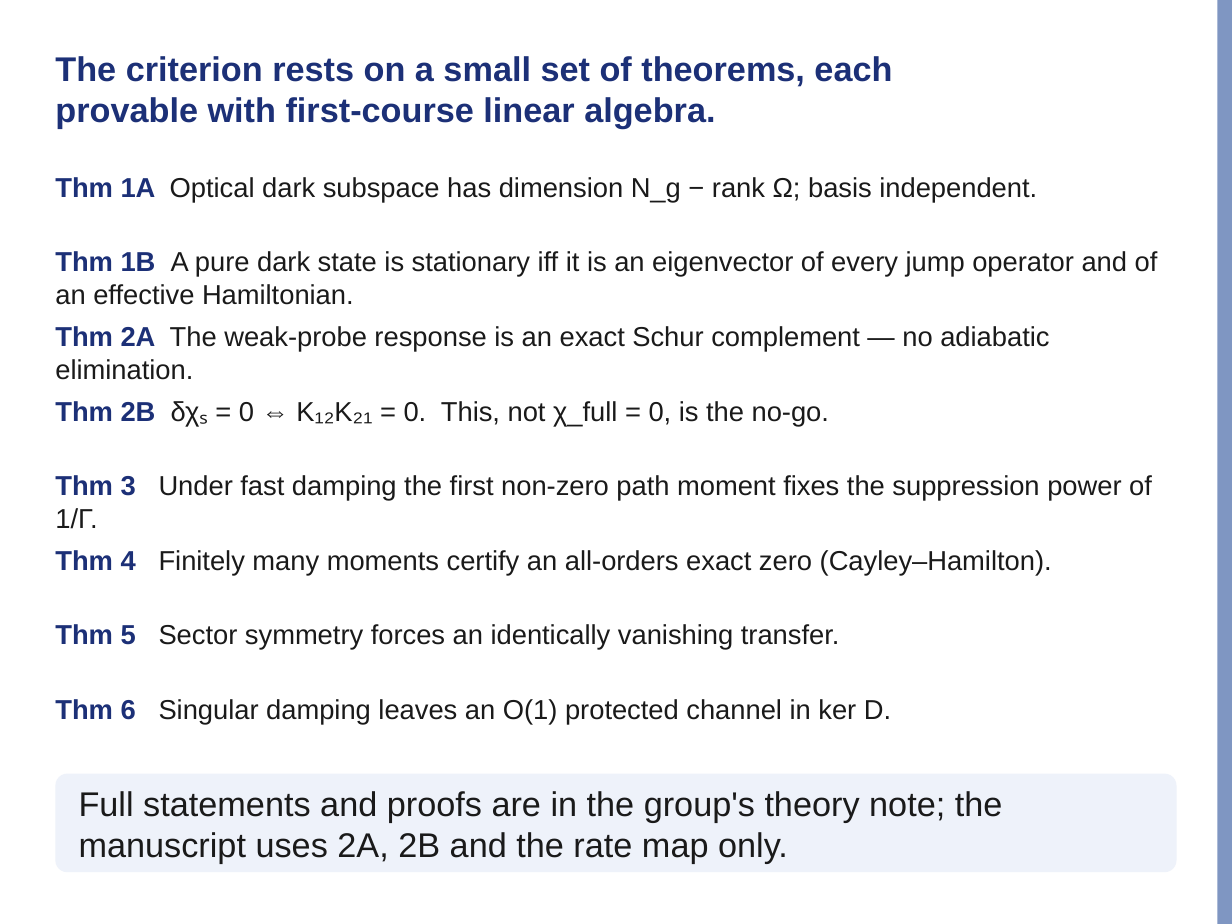
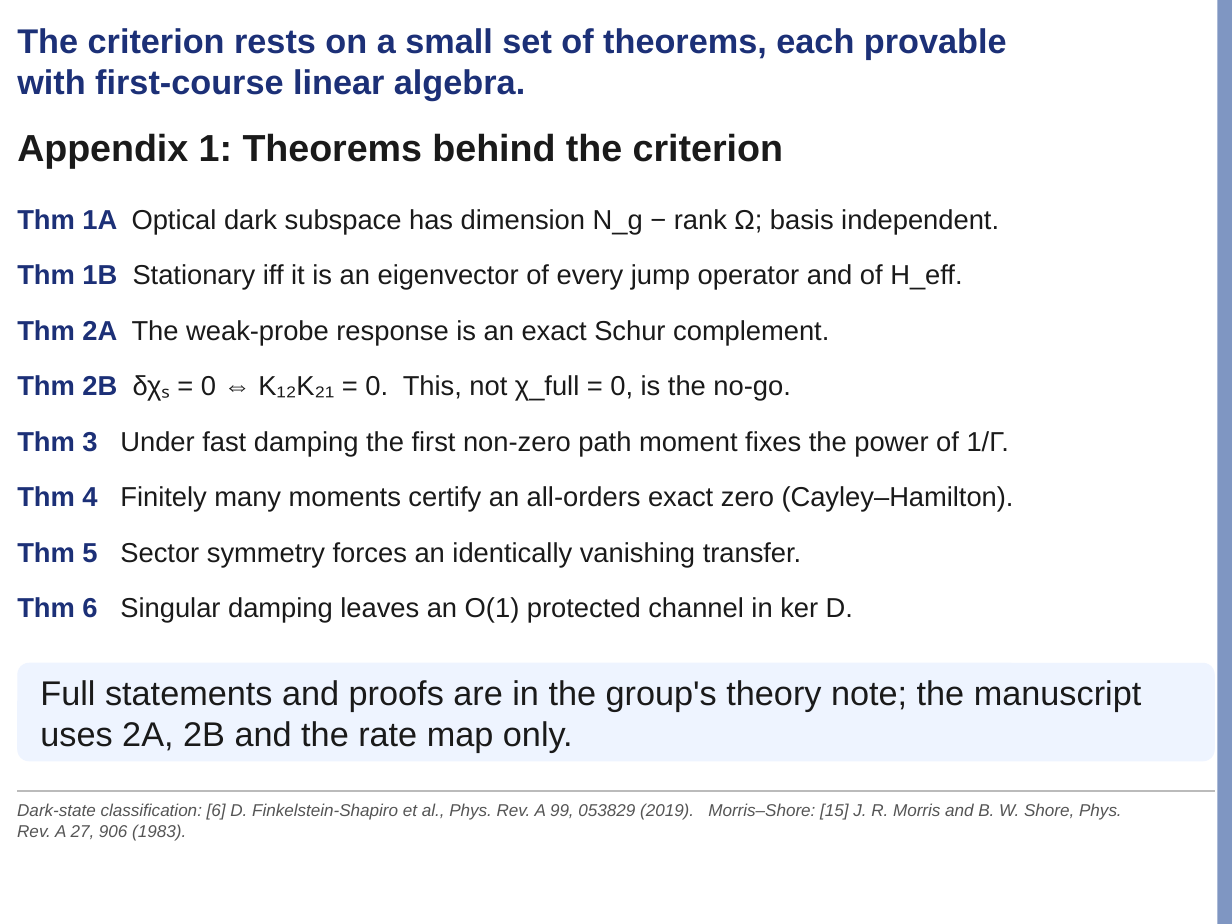
Before and after one commit to Risei412/NV-EIT-space, a slide deck: slide 22 of presentations/lab_seminar/nv_eit_seminar.pptx. Drawn at 1232x924 pixels with LibreOffice and Linux fonts; fonts in the diff are those of the drawing; background and template pictures are left out. Boxes give left, top, right and bottom in pixels: in the first picture for what was removed or moved away, otherwise in the second. Text is boxed around its words. In the diff, an @@ line names an element or a change of style, - is before the commit and + after.

```diff
--- a/presentations/lab_seminar/nv_eit_seminar.pptx
+++ b/presentations/lab_seminar/nv_eit_seminar.pptx
@@ text "The criterion rests on a ..." rewrapped from bbox=[55, 56, 892, 129] to bbox=[17, 28, 1007, 101] @@
@@ text added at bbox=[17, 133, 783, 169], 22 pt, text #1A1A1A, bold @@
+Appendix 1: Theorems behind the criterion
@@ text "Thm 1A Optical dark subspace ...": place and size @@
-text "Thm 1A Optical dark subspace ..." at bbox=[55, 177, 1037, 203]
+text "Thm 1A Optical dark subspace ..." at bbox=[17, 209, 999, 235]
@@ text at bbox=[17, 264, 962, 290]: text changed @@
-Thm 1B A pure dark state is stationary iff it is an eigenvector of every jump operator and of an effective Hamiltonian.
+Thm 1B Stationary iff it is an eigenvector of every jump operator and of H_eff.
@@ text at bbox=[17, 320, 829, 345]: text changed @@
-Thm 2A The weak-probe response is an exact Schur complement — no adiabatic elimination.
+Thm 2A The weak-probe response is an exact Schur complement.
@@ text "Thm 2B δχₛ = 0 ...": place and size @@
-text "Thm 2B δχₛ = 0 ..." at bbox=[55, 401, 829, 426]
+text "Thm 2B δχₛ = 0 ..." at bbox=[17, 375, 790, 401]
@@ text at bbox=[17, 431, 1009, 456]: text changed @@
-Thm 3 Under fast damping the first non-zero path moment fixes the suppression power of 1/Γ.
+Thm 3 Under fast damping the first non-zero path moment fixes the power of 1/Γ.
@@ text "Thm 4 Finitely many moments ...": place and size @@
-text "Thm 4 Finitely many moments ..." at bbox=[55, 550, 1052, 575]
+text "Thm 4 Finitely many moments ..." at bbox=[17, 486, 1014, 512]
@@ text "Thm 5 Sector symmetry forces ...": place and size @@
-text "Thm 5 Sector symmetry forces ..." at bbox=[55, 624, 840, 650]
+text "Thm 5 Sector symmetry forces ..." at bbox=[17, 542, 802, 567]
@@ text "Thm 6 Singular damping leaves ...": place and size @@
-text "Thm 6 Singular damping leaves ..." at bbox=[55, 699, 891, 724]
+text "Thm 6 Singular damping leaves ..." at bbox=[17, 597, 853, 623]
@@ rounded rectangle "Full statements and proofs are ...": place and size @@
-rounded rectangle "Full statements and proofs are ..." at bbox=[55, 774, 1177, 872]
+rounded rectangle "Full statements and proofs are ..." at bbox=[17, 663, 1215, 761]
@@ rounded rectangle "Full statements and proofs are ..." at bbox=[17, 663, 1215, 761]: fill #EEF2FA to #EEF4FF @@
@@ line added from (17, 791) to (1215, 791), #BBBBBB 0.75 pt @@
@@ text added at bbox=[17, 803, 1122, 841], 10 pt, text #555555, italic @@
+Dark-state classification: [6] D. Finkelstein-Shapiro et al., Phys. Rev. A 99, 053829 (2019). Morris–Shore: [15] J. R. Morris and B. W. Shore, Phys. Rev. A 27, 906 (1983).
```
Also in this commit, not shown: 20 other slides changed, 1 slide added, 1 slide removed, 13 other files.
